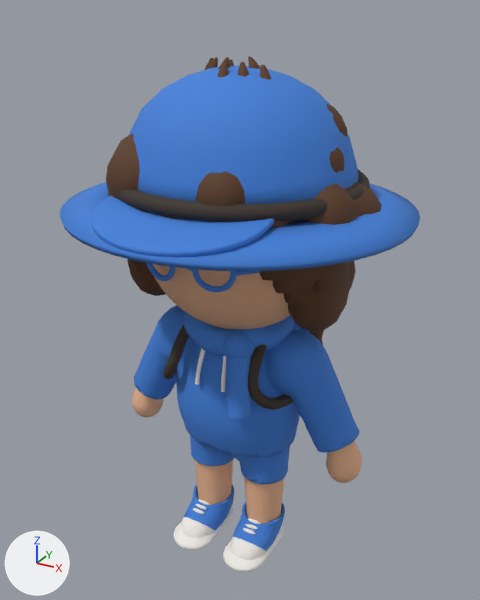
Before and after pictures for a commit that changed the glTF model assets/avatar/avatar.glb.
Before and after are seen from a 50 mm lens placed at (0.636, -1.15, 1.193), pointed at (-0.006, 0.017, 0.61). Lighting does not change. The marker at lower left points along +X, +Y and +Z. The older version comes first.

Names of what the first picture shows: 'bas-short', 'chaussures-baskets', 'cheveux-boucles', 'cheveux-carre', 'cheveux-long', 'corps', 'cou-echarpe', 'dos-sac-a-dos', 'haut-sweat', 'tete', 'tete-casquette', 'tete-chapeau-explorateur' and 3 more.
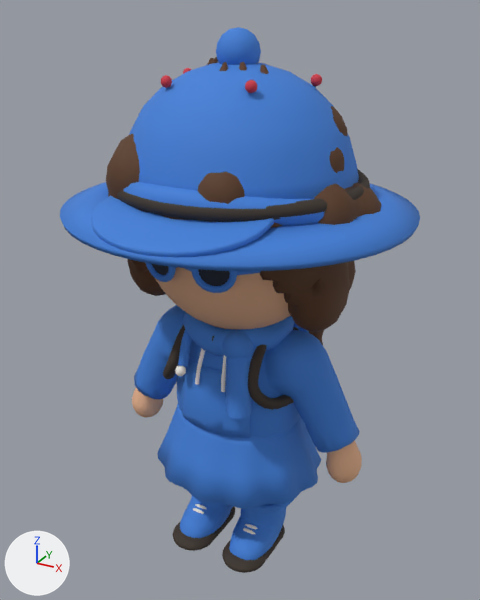
Boxes [x1, y1, x2, y2] around the edits, measured in the pictures (480 x 600 px):
'tete-bonnet', added (blue)
    after: [123, 27, 334, 226]
'bas-jupe', added (blue)
    after: [157, 404, 321, 509]
'chaussures-bottes', added
    after: [173, 496, 291, 573]
    faces in mat_tissu (blue #3f7fd8): [180, 496, 291, 560]
    faces in mat_detail (brown #3b3128): [173, 507, 285, 573]
'bas-salopette', added
    after: [175, 330, 256, 438]
    faces in mat_tissu (blue #3f7fd8): [178, 330, 256, 438]
'visage-lunettes-soleil', added
    after: [145, 263, 261, 293]
    faces in mat_tissu (blue #3f7fd8): [145, 263, 261, 293]
    faces in mat_verre (dark blue #1d2433): [152, 264, 230, 286]
'tete-couronne', added (mostly hidden)
    after: [161, 68, 322, 96]
    faces in mat_bijou (red #d23a4a): [161, 68, 322, 93]
'chaussures-baskets', unchanged, covered by the edit
    before: [174, 484, 285, 572]
    after: [193, 504, 258, 534]
'corps', unchanged, covered by the edit
    before: [132, 388, 362, 524]
    after: [132, 388, 362, 483]
'bas-short', unchanged, covered by the edit
    before: [190, 435, 290, 484]

The change, as a diff of the scene's bpy script:
```diff
--- a/assets/avatar/avatar.glb.py
+++ b/assets/avatar/avatar.glb.py
@@ mat_verre @@
+mat_verre = principled_material('verre')
+mat_verre.base_color = (0.0123, 0.0176, 0.0331)  # dark blue #1d2433
+mat_verre.roughness = 0.8
@@ mat_bijou @@
+mat_bijou = principled_material('bijou')
+mat_bijou.base_color = (0.644, 0.0423, 0.0685)  # red #d23a4a
+mat_bijou.roughness = 0.8
@@ me_visage_lunettes_soleil @@
+me_visage_lunettes_soleil.from_pydata(...)  # 844 vertices, 1632 faces; spans x -0.212..0.212, y -0.217..0.02, z 0.719..0.804
+# faces by material slot: [1596, 36]
+me_visage_lunettes_soleil.materials.append(mat_tissu)  # blue #3f7fd8
+me_visage_lunettes_soleil.materials.append(mat_verre)  # dark blue #1d2433
@@ me_tete_couronne @@
+me_tete_couronne.from_pydata(...)  # 762 vertices, 1500 faces; spans x -0.15..0.15, y -0.148..0.148, z 0.979..1.083
+# faces by material slot: [980, 520]
+me_tete_couronne.materials.append(mat_tissu)  # blue #3f7fd8
+me_tete_couronne.materials.append(mat_bijou)  # red #d23a4a
@@ me_tete_bonnet @@
+me_tete_bonnet.from_pydata(...)  # 1256 vertices, 2504 faces; spans x -0.262..0.262, y -0.242..0.257, z 0.78..1.161
+me_tete_bonnet.materials.append(mat_tissu)  # blue #3f7fd8
@@ me_chaussures_bottes @@
+me_chaussures_bottes.from_pydata(...)  # 1947 vertices, 3878 faces; spans x -0.147..0.147, y -0.151..0.077, z -0.008..0.147
+# faces by material slot: [2978, 900]
+me_chaussures_bottes.materials.append(mat_tissu)  # blue #3f7fd8
+me_chaussures_bottes.materials.append(mat_detail)  # brown #3b3128
@@ me_bas_salopette @@
+me_bas_salopette.from_pydata(...)  # 1690 vertices, 3364 faces; spans x -0.143..0.142, y -0.139..0.147, z 0.09..0.598
+# faces by material slot: [3204, 160]
+me_bas_salopette.materials.append(mat_tissu)  # blue #3f7fd8
+me_bas_salopette.materials.append(mat_semelle)  # white #f4f1ea
@@ me_bas_jupe @@
+me_bas_jupe.from_pydata(...)  # 512 vertices, 1024 faces; spans x -0.203..0.203, y -0.177..0.177, z 0.205..0.364
+me_bas_jupe.materials.append(mat_tissu)  # blue #3f7fd8
@@ ob_visage_lunettes_soleil @@
+ob_visage_lunettes_soleil = bpy.data.objects.new('visage-lunettes-soleil', me_visage_lunettes_soleil)
+ob_visage_lunettes_soleil.location = (0.0, 0.0, 0.0)
@@ ob_tete_couronne @@
+ob_tete_couronne = bpy.data.objects.new('tete-couronne', me_tete_couronne)
+ob_tete_couronne.location = (0.0, 0.0, 0.0)
@@ ob_tete_bonnet @@
+ob_tete_bonnet = bpy.data.objects.new('tete-bonnet', me_tete_bonnet)
+ob_tete_bonnet.location = (0.0, 0.0, 0.0)
@@ ob_chaussures_bottes @@
+ob_chaussures_bottes = bpy.data.objects.new('chaussures-bottes', me_chaussures_bottes)
+ob_chaussures_bottes.location = (0.0, 0.0, 0.0)
@@ ob_bas_salopette @@
+ob_bas_salopette = bpy.data.objects.new('bas-salopette', me_bas_salopette)
+ob_bas_salopette.location = (0.0, 0.0, 0.0)
@@ ob_bas_jupe @@
+ob_bas_jupe = bpy.data.objects.new('bas-jupe', me_bas_jupe)
+ob_bas_jupe.location = (0.0, 0.0, 0.0)
```
